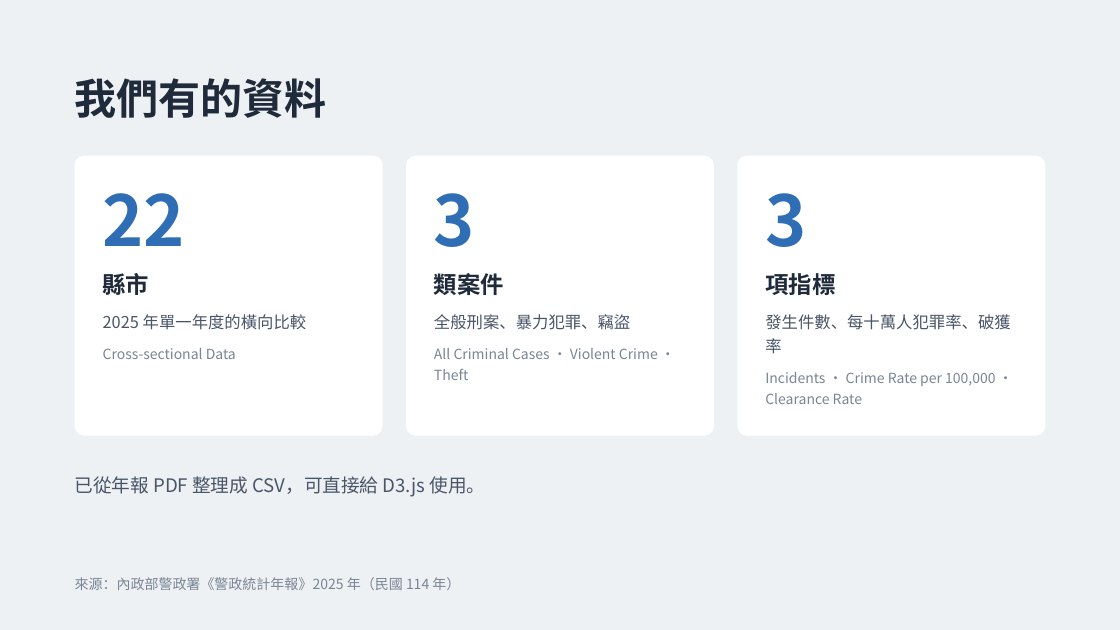
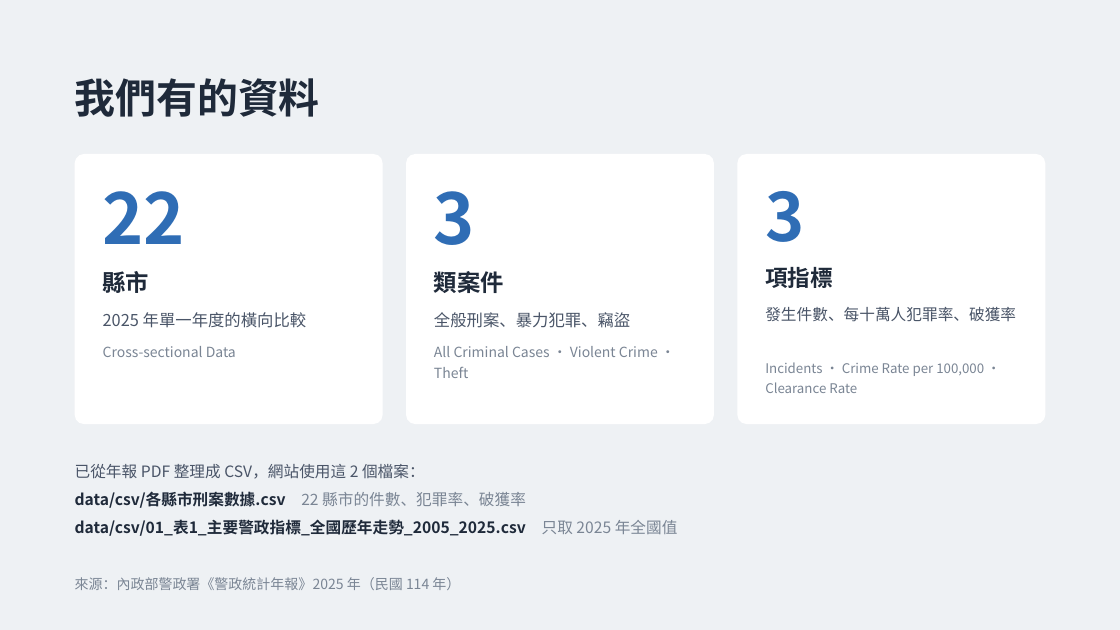
Before and after one commit to powerkaifu/taiwan-crime-rate-vis, a slide deck: slide 5 of docs/HW03 期中提案：台灣縣市犯罪率與破獲率.pptx. Drawn at 1120x630 pixels with LibreOffice and Linux fonts; fonts in the diff are those of the drawing. Boxes give left, top, right and bottom in pixels: in the first picture for what was removed or moved away, otherwise in the second. Text is boxed around its words. In the diff, an @@ line names an element or a change of style, - is before the commit and + after.

```diff
--- a/docs/HW03 期中提案：台灣縣市犯罪率與破獲率.pptx
+++ b/docs/HW03 期中提案：台灣縣市犯罪率與破獲率.pptx
@@ title "我們有的資料" at (75, 78, 320, 117): size 36 to 35 pt; line spacing 41.4pt to 40.2pt @@
@@ rounded rectangle: place and size @@
-rounded rectangle at (75, 155, 383, 435)
+rounded rectangle at (75, 154, 383, 424)
@@ rounded rectangle: place and size @@
-rounded rectangle at (406, 155, 714, 435)
+rounded rectangle at (406, 154, 714, 424)
@@ proportions changed in 3 elements at (75, 154, 383, 424), (406, 154, 714, 424), (738, 154, 1046, 424) @@
@@ rounded rectangle: place and size @@
-rounded rectangle at (738, 155, 1046, 435)
+rounded rectangle at (738, 154, 1046, 424)
@@ text "3" at (765, 191, 804, 242): size 60 to 57 pt; line spacing 66pt to 62.7pt @@
@@ text "項指標" at (765, 267, 833, 288): size 20 to 19.3 pt; line spacing 24pt to 23.2pt @@
@@ text "發生件數、每十萬人犯罪率、破獲率": place and size @@
-text "發生件數、每十萬人犯罪率、破獲率" at (765, 314, 1010, 354)
+text "發生件數、每十萬人犯罪率、破獲率" at (765, 307, 1016, 322)
@@ text "發生件數、每十萬人犯罪率、破獲率" at (765, 307, 1016, 322): size 14 to 13.5 pt; line spacing 21pt to 20.2pt @@
@@ text "Incidents · Crime Rate per ...": place and size @@
-text "Incidents · Crime Rate per ..." at (765, 372, 995, 404)
+text "Incidents · Crime Rate per ..." at (765, 362, 984, 376)
@@ text "Incidents · Crime Rate per ..." at (765, 362, 984, 376): size 12 to 11.4 pt; line spacing 18pt to 17.1pt @@
@@ text at (75, 464, 425, 479): text changed; size 16 to 13.5 pt @@
-已從年報 PDF 整理成 CSV，可直接給 D3.js 使用。
+已從年報 PDF 整理成 CSV，網站使用這 2 個檔案：
@@ text added at (75, 491, 526, 508), 13.5 pt, text #1F2A3A, bold @@
+data/csv/各縣市刑案數據.csv 22 縣市的件數、犯罪率、破獲率
@@ text added at (75, 519, 678, 536), 13.5 pt, text #1F2A3A, bold @@
+data/csv/01_表1_主要警政指標_全國歷年走勢_2005_2025.csv 只取 2025 年全國值
```
Also in this commit, not shown: 1 other slide changed, 1 slide added, 1 other file.
